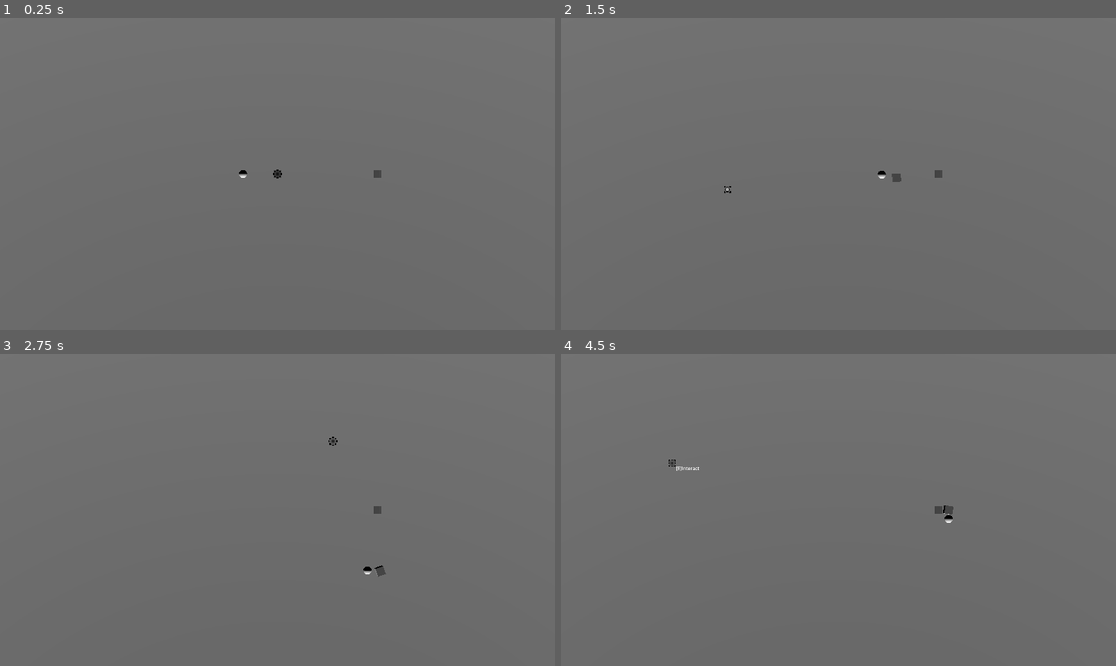
Above: before the commit, frames 1-4 (two rows, left to right).
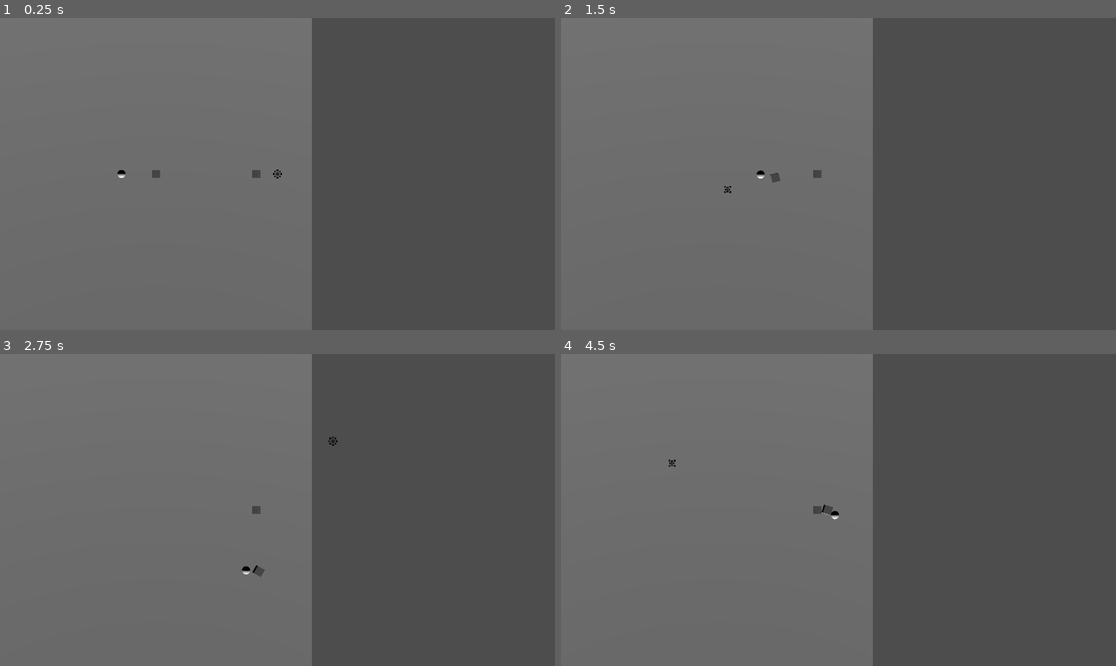
Above: after the commit, the same moments.

Repository: ponosnarassvete/space-shooter
Game: Godot game, scene res://scenes/core_scene_node.tscn
Two runs of this game, one before a commit and one after it. Both use one fixed random seed, a clock stepped at 60 frames per second and the inputs below.
Inputs (mouse positions are in pixels of both pictures, inside the frame that each line leads up to):
- Up to frame 1 (0.25 s): no input
- Up to frame 2 (1.5 s): move the mouse to (960, 158) at 0.52 s; hold D (player_right) 0.53-1.28 s; hold E (player_interact) 0.53-1.28 s; click (960, 158) at 0.8 s; move the mouse to (727, 189) at 1.27 s; hold S (player_down) from 1.28 s (still down); click (727, 189) at 1.35 s
- Up to frame 3 (2.75 s): tap E (player_interact) at 1.55 s; move the mouse to (333, 441) at 2.02 s; release S (player_down) at 2.03 s; hold D (player_right) from 2.03 s (still down); hold E (player_interact) from 2.03 s (still down); click (333, 441) at 2.3 s
- Up to frame 4 (4.5 s): move the mouse to (810, 572) at 2.77 s; release D (player_right) at 2.78 s; release E (player_interact) at 2.78 s; hold W (player_up) 2.78-3.53 s; click (810, 572) at 2.85 s; tap E (player_interact) at 3.05, 4.35 s; move the mouse to (1005, 556) at 3.52 s; press the mouse at (1005, 556) at 3.53 s; hold A (player_left) from 3.53 s (still down); tap Shift (player_sprint) at 3.6 s; tap Enter at 4.25 s; move the mouse to (672, 463) at 4.27 s; release the mouse at (672, 463) at 4.28 s

The runs differ from the first frame. In frame 1, 44% of the frame differs, in the area x 21-100%, y 0-100%; in frame 2, 44%; in frame 3, 44%; in frame 4, 44%.

Commit message:
Starting on Interface

Diff:
--- a/project.godot
+++ b/project.godot
@@ -10,7 +10,8 @@
 
 [application]
 
-config/name="Space Shooter"
+config/name="Echo//Decommission"
+config/version="161024-pre-alpha"
 run/main_scene="res://scenes/core_scene_node.tscn"
 config/features=PackedStringArray("4.3", "Forward Plus")
 config/icon="res://icon.svg"
--- a/scenes/core_scene_node.tscn
+++ b/scenes/core_scene_node.tscn
@@ -1,24 +1,65 @@
-[gd_scene load_steps=6 format=3 uid="uid://cj5lng25t7j6m"]
+[gd_scene load_steps=8 format=3 uid="uid://cj5lng25t7j6m"]
 
 [ext_resource type="PackedScene" uid="uid://c0ysp312e6uet" path="res://scenes/player.tscn" id="1_4u4mx"]
 [ext_resource type="PackedScene" uid="uid://dynn0mgf56ht4" path="res://scenes/enemy_test.tscn" id="2_tx3h6"]
 [ext_resource type="PackedScene" uid="uid://cgrhsvjsrlvq8" path="res://scenes/puzzle_box_test.tscn" id="3_8oj8i"]
 [ext_resource type="PackedScene" uid="uid://bag8mdm8nr4hg" path="res://scenes/interaction_manager.tscn" id="4_frdse"]
+[ext_resource type="PackedScene" uid="uid://bu8kj5h5l615g" path="res://scenes/player_cursor.tscn" id="5_8ts1k"]
+[ext_resource type="Script" path="res://scripts/3d_projection_of_2d.gd" id="6_wdeo8"]
 
 [sub_resource type="StandardMaterial3D" id="StandardMaterial3D_5twe8"]
 metallic = 0.65
 
-[node name="Core_Scene_Node" type="Node3D"]
+[node name="Core_Scene_Node" type="Node"]
 
-[node name="Puzzle_Box_Test" parent="." instance=ExtResource("3_8oj8i")]
+[node name="Other" type="Node" parent="."]
+
+[node name="Interaction_Manager" parent="Other" node_paths=PackedStringArray("player") instance=ExtResource("4_frdse")]
+player = NodePath("../../SubViewportContainer/SubViewport/Characters/Player_Node/Player")
+offset_x = 6.0
+offset_y = 6.0
+
+[node name="SubViewportContainer" type="SubViewportContainer" parent="."]
+offset_right = 40.0
+offset_bottom = 40.0
+
+[node name="SubViewport" type="SubViewport" parent="SubViewportContainer"]
+handle_input_locally = false
+size = Vector2i(1080, 1080)
+render_target_update_mode = 4
+
+[node name="Characters" type="Node" parent="SubViewportContainer/SubViewport"]
+
+[node name="Player_Node" parent="SubViewportContainer/SubViewport/Characters" instance=ExtResource("1_4u4mx")]
+
+[node name="Player_Camera" parent="SubViewportContainer/SubViewport/Characters/Player_Node" index="1"]
+transform = Transform3D(1, 0, 0, 0, -4.37114e-08, 1, 0, -1, -4.37114e-08, 0, 71.5135, 0)
+current = true
+fov = 30.0
+
+[node name="Looking_3D" parent="SubViewportContainer/SubViewport/Characters/Player_Node/Player_Other" index="0" node_paths=PackedStringArray("target")]
+target = NodePath("../../../../../Cursor/Projection_3D")
+
+[node name="Enemy_Node" parent="SubViewportContainer/SubViewport/Characters" instance=ExtResource("2_tx3h6")]
+
+[node name="Enemy" parent="SubViewportContainer/SubViewport/Characters/Enemy_Node" index="0"]
+transform = Transform3D(1, 0, 0, 0, 1, 0, 0, 0, 1, -5, 0, 0)
+
+[node name="Enemy_Chase" parent="SubViewportContainer/SubViewport/Characters/Enemy_Node" index="3" node_paths=PackedStringArray("target")]
+target = NodePath("../../Player_Node/Player")
+
+[node name="Looking_3D" parent="SubViewportContainer/SubViewport/Characters/Enemy_Node" index="4" node_paths=PackedStringArray("target")]
+target = NodePath("../../Player_Node/Player")
+
+[node name="Puzzle_Box_Test" parent="SubViewportContainer/SubViewport" instance=ExtResource("3_8oj8i")]
 transform = Transform3D(1, 0, 0, 0, 1, 0, 0, 0, 1, 12.4008, -0.0496693, 0)
 
-[node name="Interaction_Area_3D" parent="Puzzle_Box_Test" index="1" node_paths=PackedStringArray("manager")]
-manager = NodePath("../../Other/Interaction_Manager")
+[node name="Interaction_Area_3D" parent="SubViewportContainer/SubViewport/Puzzle_Box_Test" index="1" node_paths=PackedStringArray("manager")]
+manager = NodePath("../../../../Other/Interaction_Manager")
 
-[node name="Level" type="Node" parent="."]
+[node name="Level" type="Node" parent="SubViewportContainer/SubViewport"]
 
-[node name="DirectionalLight3D" type="DirectionalLight3D" parent="Level"]
+[node name="DirectionalLight3D" type="DirectionalLight3D" parent="SubViewportContainer/SubViewport/Level"]
 transform = Transform3D(1, 0, 0, 0, 1, 0, 0, 0, 1, -35.4592, 409.28, 1182.51)
 light_energy = 3.0
 light_angular_distance = 20.0
@@ -27,40 +68,19 @@
 directional_shadow_max_distance = 2208.0
 directional_shadow_pancake_size = 36.0
 
-[node name="CSGCombiner3D" type="CSGCombiner3D" parent="Level"]
+[node name="CSGCombiner3D" type="CSGCombiner3D" parent="SubViewportContainer/SubViewport/Level"]
 
-[node name="CSGBox3D" type="CSGBox3D" parent="Level/CSGCombiner3D"]
+[node name="CSGBox3D" type="CSGBox3D" parent="SubViewportContainer/SubViewport/Level/CSGCombiner3D"]
 transform = Transform3D(1, 0, 0, 0, 1, 0, 0, 0, 1, 0.5, -2.5, -0.5)
 size = Vector3(1588, 2, 1034)
 material = SubResource("StandardMaterial3D_5twe8")
 
-[node name="Characters" type="Node" parent="."]
+[node name="Cursor" parent="SubViewportContainer" instance=ExtResource("5_8ts1k")]
 
-[node name="Player_Node" parent="Characters" instance=ExtResource("1_4u4mx")]
+[node name="Projection_3D" type="Node3D" parent="SubViewportContainer/Cursor" node_paths=PackedStringArray("camera")]
+script = ExtResource("6_wdeo8")
+camera = NodePath("../../SubViewport/Characters/Player_Node/Player_Camera")
 
-[node name="Player_Camera" parent="Characters/Player_Node" index="1"]
-transform = Transform3D(1, 0, 0, 0, -4.37114e-08, 1, 0, -1, -4.37114e-08, 0, 71.5135, 0)
-fov = 30.0
-
-[node name="Enemy_Node" parent="Characters" instance=ExtResource("2_tx3h6")]
-
-[node name="Enemy" parent="Characters/Enemy_Node" index="0"]
-transform = Transform3D(1, 0, 0, 0, 1, 0, 0, 0, 1, -5, 0, 0)
-
-[node name="Enemy_Chase" parent="Characters/Enemy_Node" index="3" node_paths=PackedStringArray("target")]
-target = NodePath("../../Player_Node/Player")
-
-[node name="Looking_3D" parent="Characters/Enemy_Node" index="4" node_paths=PackedStringArray("target")]
-target = NodePath("../../Player_Node/Player")
-
-[node name="Other" type="Node" parent="."]
-
-[node name="Interaction_Manager" parent="Other" node_paths=PackedStringArray("player") instance=ExtResource("4_frdse")]
-player = NodePath("../../Characters/Player_Node/Player")
-offset_x = 6.0
-offset_y = 6.0
-
-[editable path="Puzzle_Box_Test"]
-[editable path="Characters/Player_Node"]
-[editable path="Characters/Player_Node/Cursor"]
-[editable path="Characters/Enemy_Node"]
+[editable path="SubViewportContainer/SubViewport/Characters/Player_Node"]
+[editable path="SubViewportContainer/SubViewport/Characters/Enemy_Node"]
+[editable path="SubViewportContainer/SubViewport/Puzzle_Box_Test"]
--- a/scenes/player.tscn
+++ b/scenes/player.tscn
@@ -1,9 +1,7 @@
-[gd_scene load_steps=14 format=3 uid="uid://c0ysp312e6uet"]
+[gd_scene load_steps=12 format=3 uid="uid://c0ysp312e6uet"]
 
 [ext_resource type="Script" path="res://scripts/character/movement/topdown_movement_stats_3d.gd" id="1_7wn84"]
-[ext_resource type="PackedScene" uid="uid://bu8kj5h5l615g" path="res://scenes/player_cursor.tscn" id="1_q5y8c"]
 [ext_resource type="Script" path="res://scripts/character/movement/topdown_movement_input_3d.gd" id="1_vgrq8"]
-[ext_resource type="Script" path="res://scripts/3d_projection_of_2d.gd" id="2_swiqq"]
 [ext_resource type="Script" path="res://scripts/environment/ground/ground_stats.gd" id="3_5ttqo"]
 [ext_resource type="Script" path="res://scripts/character/movement/topdown_movement_output_3d.gd" id="3_t08qk"]
 [ext_resource type="Script" path="res://scripts/character/player/movement/topdown_player_sprint_2d.gd" id="6_q021n"]
@@ -38,12 +36,6 @@
 [node name="Player_Camera" type="Camera3D" parent="."]
 transform = Transform3D(1, 0, 0, 0, -4.37114e-08, 1, 0, -1, -4.37114e-08, 0, 15, 0)
 
-[node name="Cursor" parent="." instance=ExtResource("1_q5y8c")]
-
-[node name="Projection_3D" type="Node3D" parent="Cursor" node_paths=PackedStringArray("camera")]
-script = ExtResource("2_swiqq")
-camera = NodePath("../../Player_Camera")
-
 [node name="Player_Movement" type="Node" parent="."]
 
 [node name="Movement_Input" type="Node" parent="Player_Movement" node_paths=PackedStringArray("actor")]
@@ -69,4 +61,4 @@
 [node name="Looking_3D" type="Node" parent="Player_Other" node_paths=PackedStringArray("actor", "target")]
 script = ExtResource("8_lg3rr")
 actor = NodePath("../../Player")
-target = NodePath("../../Cursor/Projection_3D")
+target = NodePath("")
--- a/scripts/ui/cursor_attack_2d.gd
+++ b/scripts/ui/cursor_attack_2d.gd
@@ -4,7 +4,7 @@
 @export var sprite: AnimatedSprite2D
 
 func _process(delta: float) -> void:
-	if Input.is_action_pressed("player_shoot"):
+	if Input.is_action_just_pressed("player_shoot") or Input.is_action_just_pressed("player_interact"):
 		sprite.set_frame_and_progress(1,0.0)
 		sprite.play()
 
Binary file added: textures/ui/Interface_Test.png
Not shown, added: textures/ui/Interface_Test.png.import
